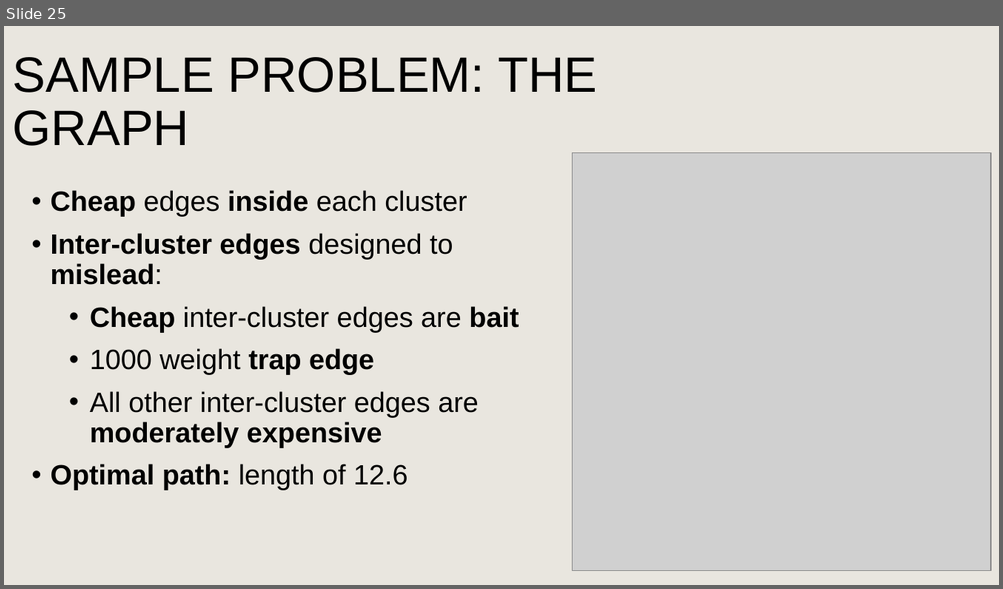
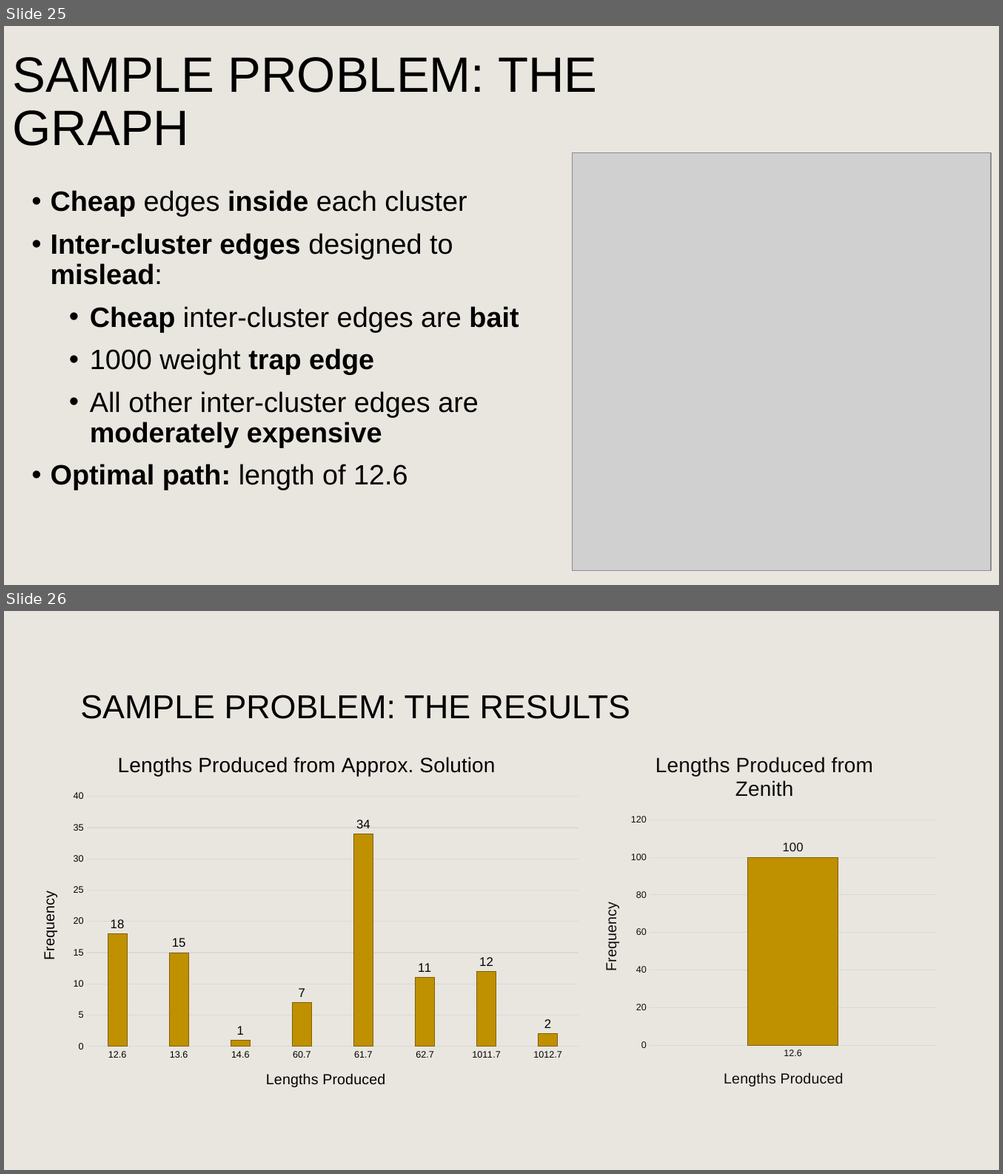
Before and after one commit to PictureOfGray/CS412-Team-NAME, a slide deck: presentations/TeamNAMETSP.pptx. Shown one above the other, each under a label of ours: slide 25 before the commit, slides 25 and 26 after it. The pictures are 1003x589 and 1003x1174 pixels, drawn with LibreOffice and Linux fonts; fonts in the diff are those of the drawing; grey boxes stand for pictures; background and template pictures are left out. Boxes give left, top, right and bottom in pixels: in the first picture for what was removed or moved away, otherwise in the second. Text is boxed around its words. In the diff, an @@ line names an element or a change of style, - is before the commit and + after.

```diff
--- a/presentations/TeamNAMETSP.pptx
+++ b/presentations/TeamNAMETSP.pptx
@@ slide 26 added at (x1=4, y1=611, x2=999, y2=1170), background #E9E6DF @@
@@ title added at (x1=80, y1=695, x2=630, y2=719), 32 pt, text #000000 @@
+SAMPLE PROBLEM: THE RESULTS
@@ column chart added at (x1=23, y1=736, x2=589, y2=1104) @@
+title "Lengths Produced from Approx. Solution "
+categories: 12.6, 13.6, 14.6, 60.7, 61.7, 62.7, 1011.7, 1012.7
+Series 1: 18, 15, 1, 7, 34, 11, 12, 2
@@ column chart added at (x1=585, y1=736, x2=943, y2=1104) @@
+title "Lengths Produced from Zenith "
+categories: 12.6
+Series 1: 100
```
Also in this commit, not shown: 3 slides changed, 1 slide removed, 2 other files.
